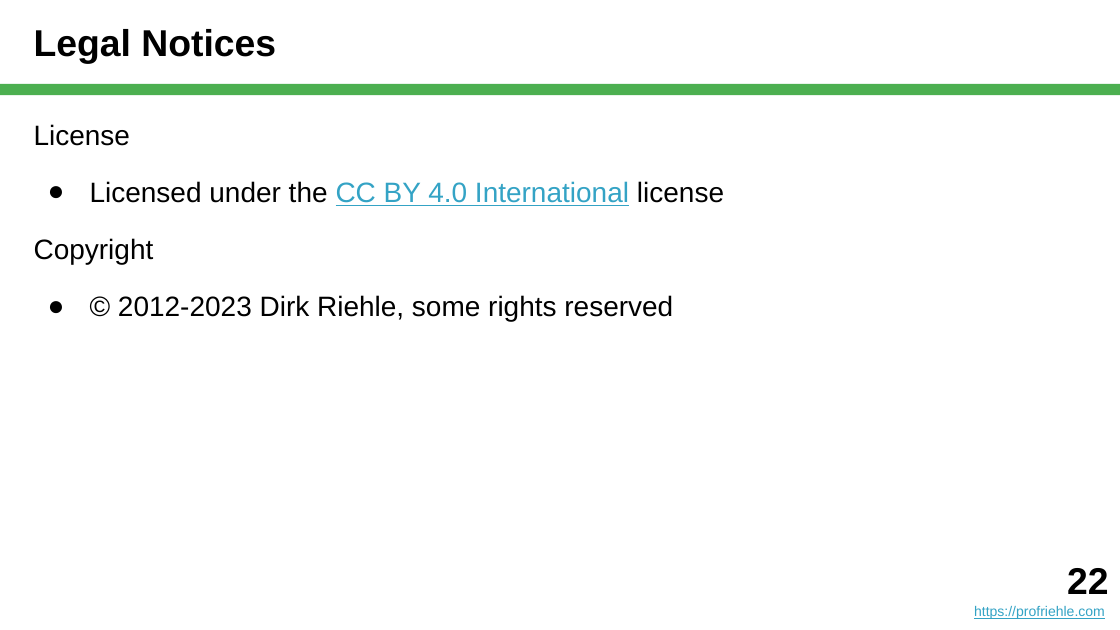
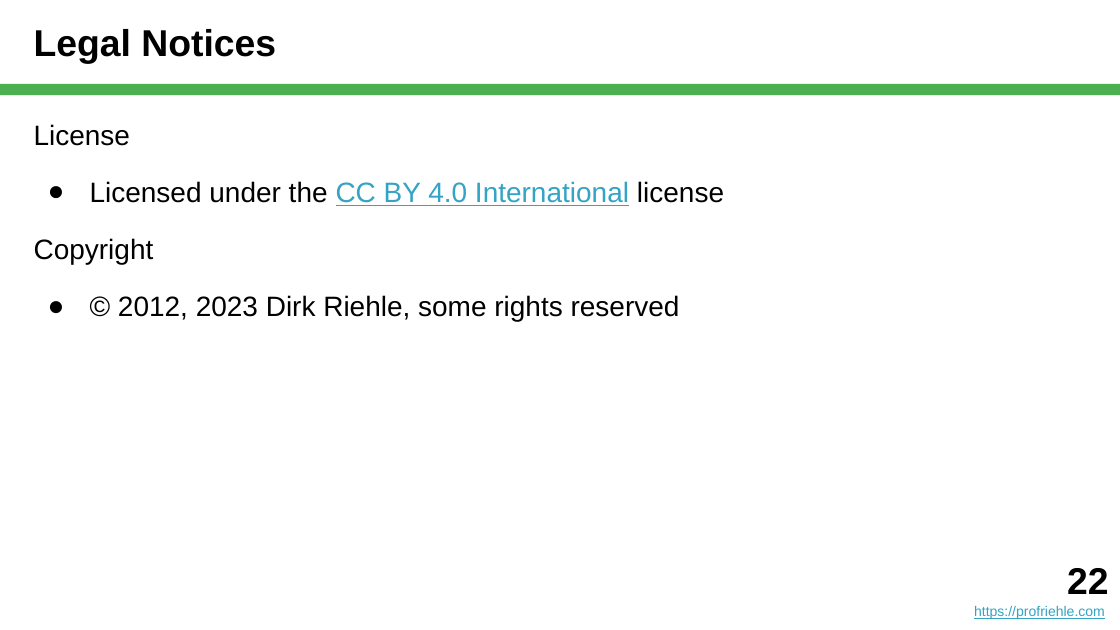
Before and after one commit to dirkriehle/nyt-course, a slide deck: slide 22 of Lecture slides/NYT A01 - Introduction.pptx. Drawn at 1120x630 pixels with LibreOffice and Linux fonts; fonts in the diff are those of the drawing. Boxes give left, top, right and bottom in pixels: in the first picture for what was removed or moved away, otherwise in the second. Text is boxed around its words. In the diff, an @@ line names an element or a change of style, - is before the commit and + after.

```diff
--- a/Lecture slides/NYT A01 - Introduction.pptx
+++ b/Lecture slides/NYT A01 - Introduction.pptx
@@ text at (118,295,680,322): text changed @@
-● © 2012-2023 Dirk Riehle, some rights reserved
+● © 2012, 2023 Dirk Riehle, some rights reserved
```
Also in this commit, not shown: 6 other slides changed, 40 other files.
